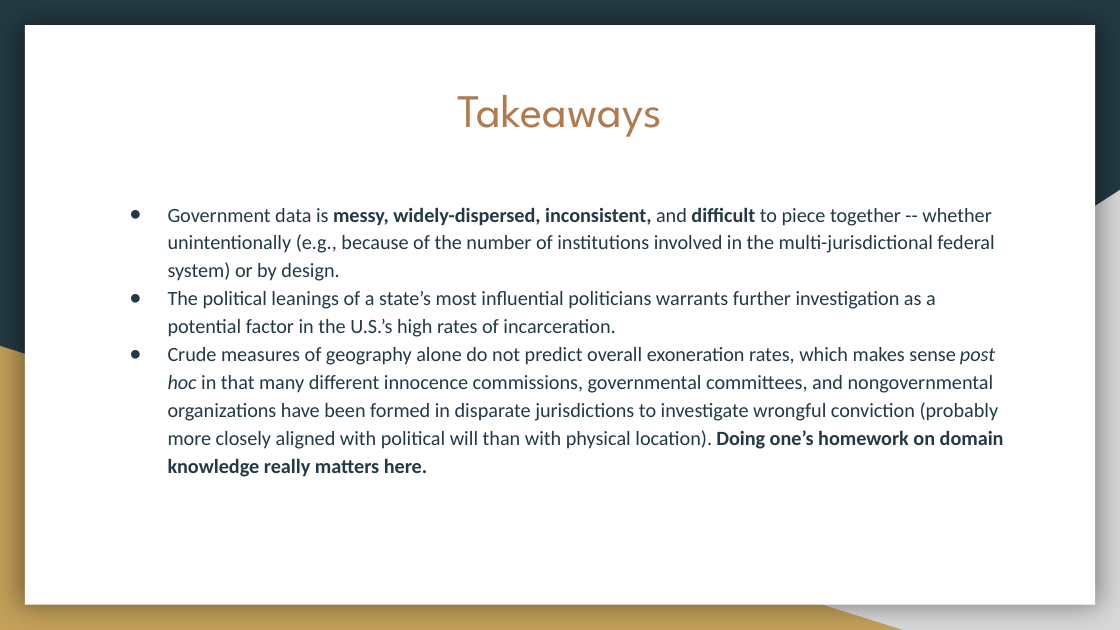
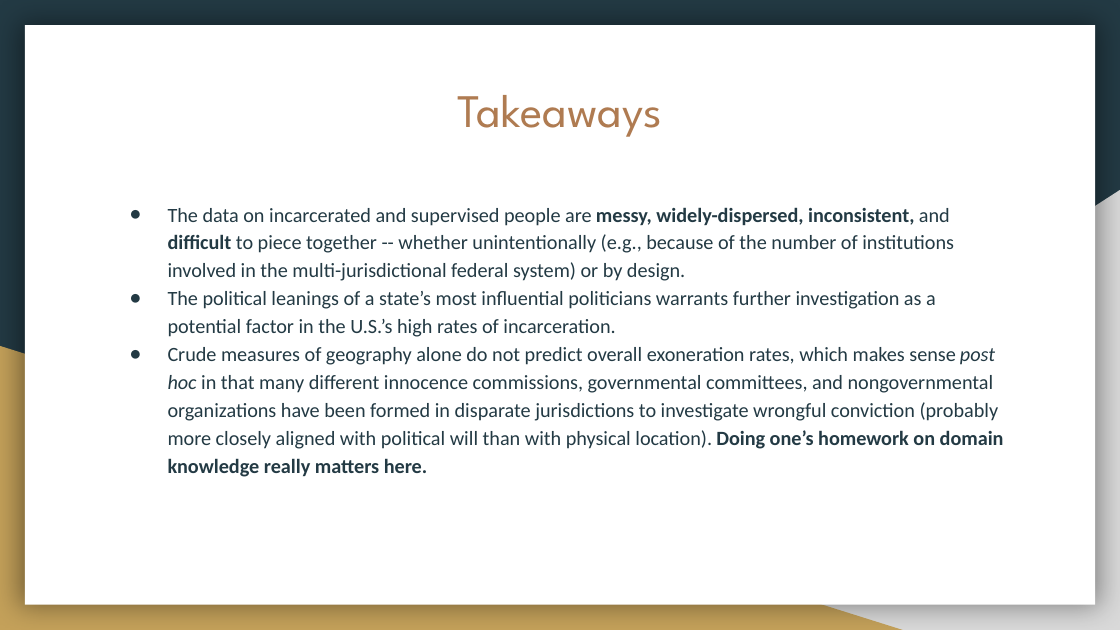
Before and after one commit to lorarjohns/US_Incarceration_Prelim, a slide deck: slide 9 of Mod 3 Project.pptx. Drawn at 1120x630 pixels with LibreOffice and Linux fonts; fonts in the diff are those of the drawing. Boxes give left, top, right and bottom in pixels: in the first picture for what was removed or moved away, otherwise in the second. Text is boxed around its words. In the diff, an @@ line names an element or a change of style, - is before the commit and + after.

```diff
--- a/Mod 3 Project.pptx
+++ b/Mod 3 Project.pptx
@@ text at box(168, 207, 954, 281): text changed @@
-● Government data is messy, widely-dispersed, inconsistent, and difficult to piece together -- whether unintentionally (e.g., because of the number of institutions involved in the multi-jurisdictional federal system) or by design.
+● The data on incarcerated and supervised people are messy, widely-dispersed, inconsistent, and difficult to piece together -- whether unintentionally (e.g., because of the number of institutions involved in the multi-jurisdictional federal system) or by design.
```
Also in this commit, not shown: 1 slide added, 1 slide removed.
